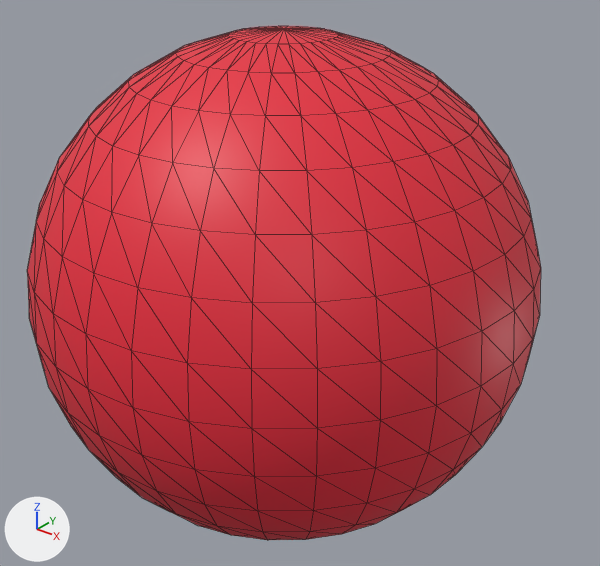
Before and after pictures for a commit that changed the glTF model my-app/src/models/proton.gltf.
One viewpoint serves both versions: a camera (50 mm lens) standing at (1.95, -2.34, 1.48) and looking at (0.05, 0.03, 0.0). The lights are fixed; the arrows at lower left show +X, +Y and +Z. Mesh edges are drawn as thin lines. Vertices at the same position are counted once.
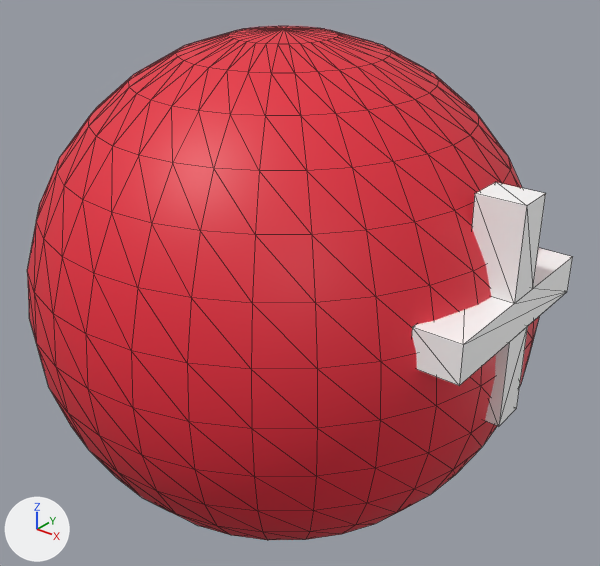
Where the newer file only moved an object's origin or applied its transform, the numbers keep the older frame.

Edits to the bpy script that builds the scene:
```text
Add mat_material_002:
    mat_material_002 = principled_material('Material.002')
    mat_material_002.base_color = (1.0, 1.0, 1.0)  # white #ffffff
Change me_sphere:
    used by ob_sphere; location = (0.0, 0.0, 0.0)
    remove me_sphere.from_pydata(...)  # 482 vertices, 960 faces; spans x -1.0..1.0, y -1.0..1.0, z -1.0..1.0
    add me_sphere.from_pydata(...)  # 506 vertices, 1004 faces; spans x -1.0..1.02, y -1.0..1.0, z -1.0..1.0
    me_sphere part 1: a new loose piece of 24 vertices spanning x 0.85..1.02, y -0.44..0.35, z -0.19..0.61, in mat_material_002 (white #ffffff)
    add me_sphere.materials.append(mat_material_002)  # white #ffffff
```

Changed parts and their boxes [x1, y1, x2, y2] in the pictures (600 x 566 px):
'Sphere', reshaped (6% wider): before [27, 26, 541, 540]; after [27, 26, 573, 540]
part 1 of me_sphere, added: after [412, 182, 573, 426]
